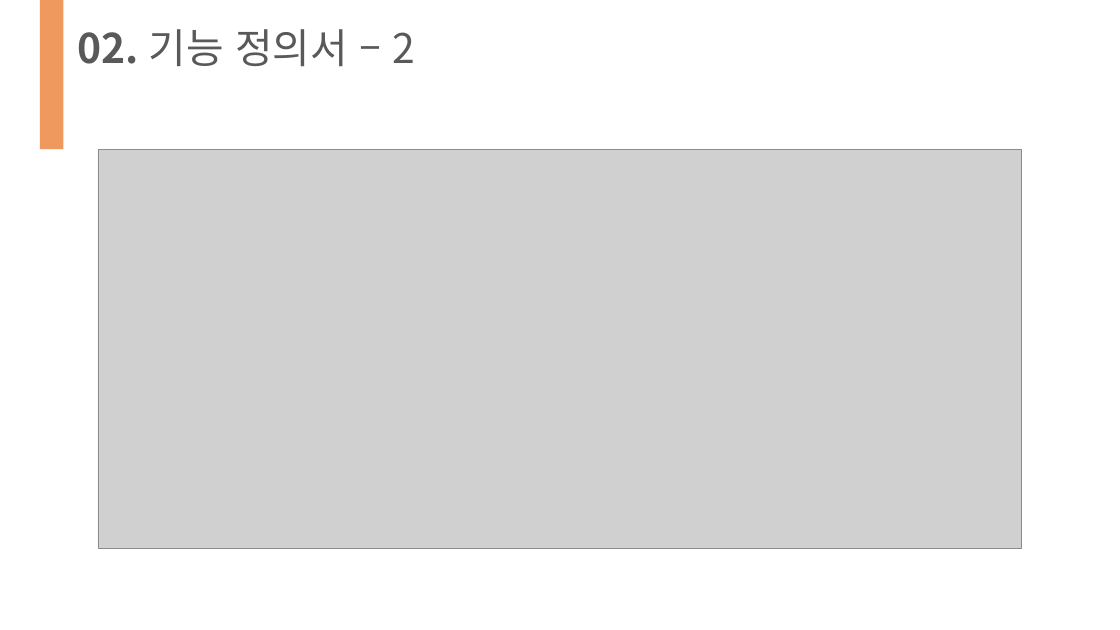
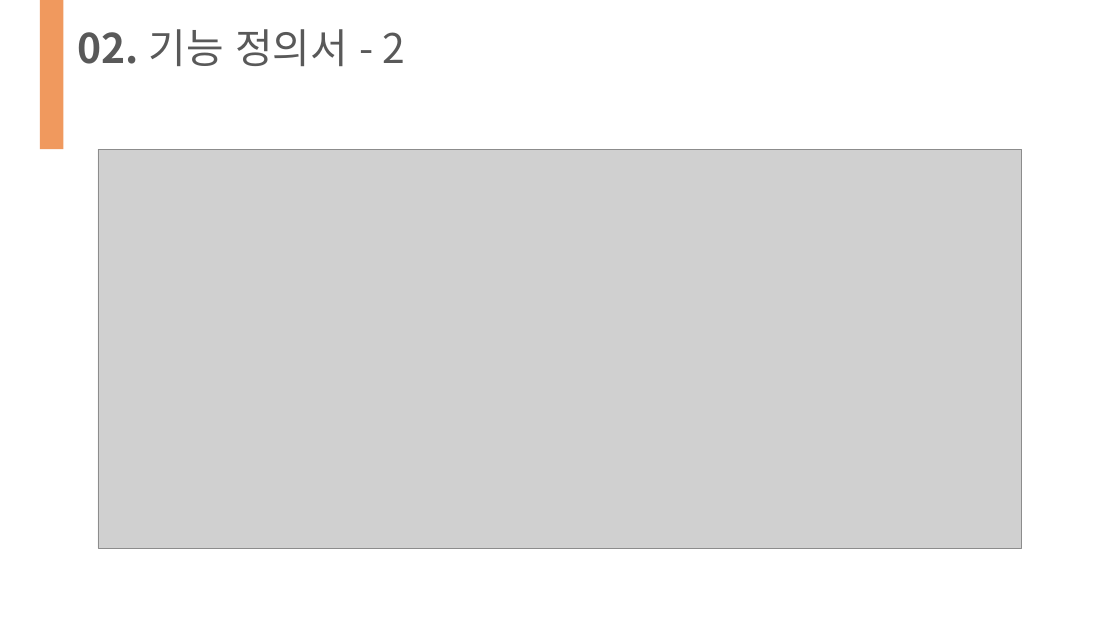
Before and after one commit to HTKzz/HALO, a slide deck: slide 6 of 도서쇼핑몰 보고서/도서쇼핑몰_보고서(2조)_최종.pptx. Drawn at 1120x630 pixels with LibreOffice and Linux fonts; fonts in the diff are those of the drawing; grey boxes stand for pictures. Boxes give left, top, right and bottom in pixels: in the first picture for what was removed or moved away, otherwise in the second. Text is boxed around its words. In the diff, an @@ line names an element or a change of style, - is before the commit and + after.

```diff
--- a/도서쇼핑몰 보고서/도서쇼핑몰_보고서(2조)_최종.pptx
+++ b/도서쇼핑몰 보고서/도서쇼핑몰_보고서(2조)_최종.pptx
@@ text at box(78, 29, 406, 66): text changed @@
-02. 기능 정의서 – 2
+02. 기능 정의서 - 2
```
Also in this commit, not shown: 3 other slides changed.
